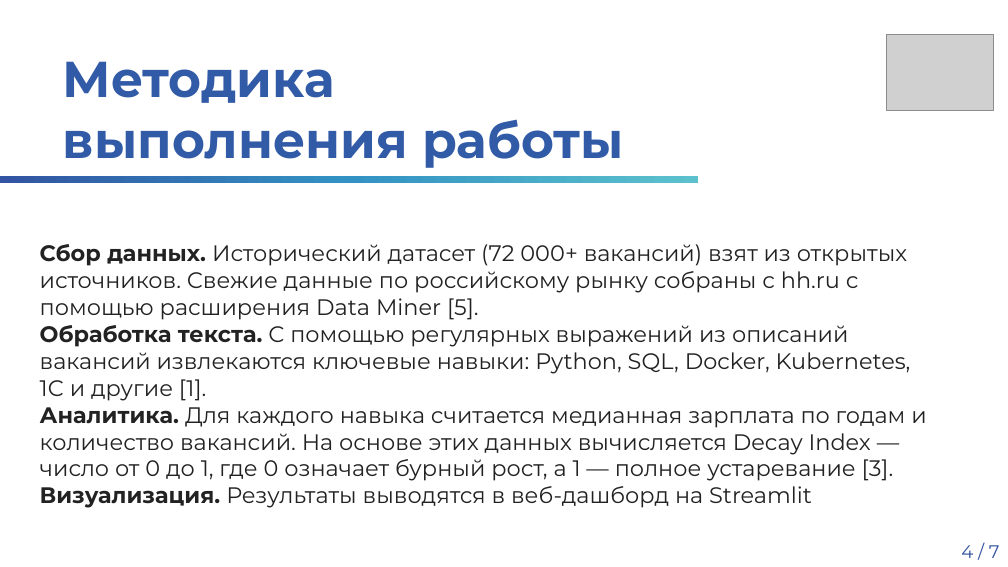
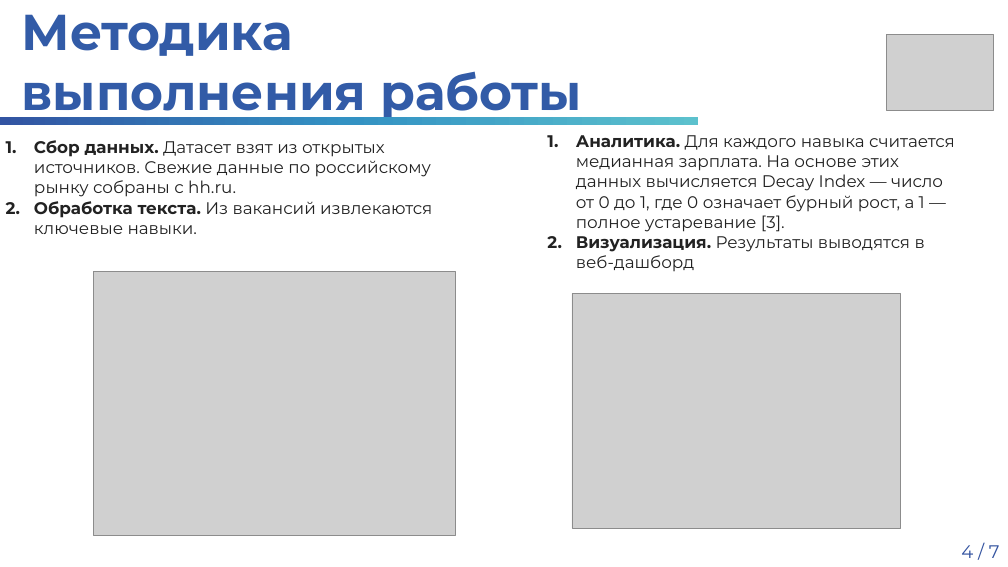
Before and after one commit to ArtemikDR/Skill-Decay-Monitor, a slide deck: slide 4 of beta(MIREA)/защита идеи проекта Мешков.pptx. Drawn at 1008x567 pixels with LibreOffice and Linux fonts; fonts in the diff are those of the drawing; grey boxes stand for pictures; background and template pictures are left out. Boxes give left, top, right and bottom in pixels: in the first picture for what was removed or moved away, otherwise in the second. Text is boxed around its words. In the diff, an @@ line names an element or a change of style, - is before the commit and + after.

```diff
--- a/beta(MIREA)/защита идеи проекта Мешков.pptx
+++ b/beta(MIREA)/защита идеи проекта Мешков.pptx
@@ text "Методика": place and size @@
-text "Методика" at <box>63,61,623,168</box>
+text "Методика" at <box>21,14,582,123</box>
@@ rectangle: place and size @@
-rectangle at <box>0,176,699,183</box>
+rectangle at <box>0,117,699,124</box>
@@ text at <box>34,140,432,234</box>: text changed; size 32 to 24 pt @@
-Сбор данных. Исторический датасет (72 000+ вакансий) взят из открытых источников. Свежие данные по российскому рынку собраны с hh.ru с помощью расширения Data Miner [5].
-Обработка текста. С помощью регулярных выражений из описаний вакансий извлекаются ключевые навыки: Python, SQL, Docker, Kubernetes, 1C и другие [1].
-Аналитика. Для каждого навыка считается медианная зарплата по годам и количество вакансий. На основе этих данных вычисляется Decay Index — число от 0 до 1, где 0 означает бурный рост, а 1 — полное устаревание [3].
-Визуализация. Результаты выводятся в веб-дашборд на Streamlit
+1. Сбор данных. Датасет взят из открытых источников. Свежие данные по российскому рынку собраны с hh.ru.
+2. Обработка текста. Из вакансий извлекаются ключевые навыки.
@@ text added at <box>576,135,955,271</box>, 24 pt, text #222222 @@
+1. Аналитика. Для каждого навыка считается медианная зарплата. На основе этих данных вычисляется Decay Index — число от 0 до 1, где 0 означает бурный рост, а 1 — полное устаревание [3].
+2. Визуализация. Результаты выводятся в веб-дашборд
@@ picture added at <box>93,272,455,536</box> @@
@@ picture added at <box>572,293,901,528</box> @@
```
Also in this commit, not shown: 5 other slides changed, 4 other files.
